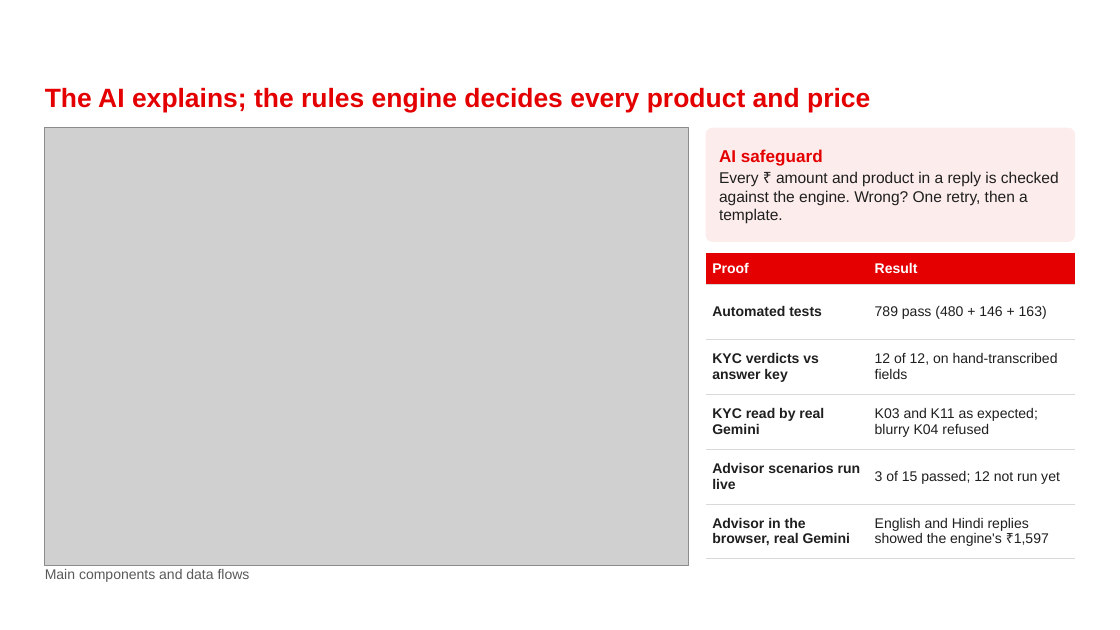
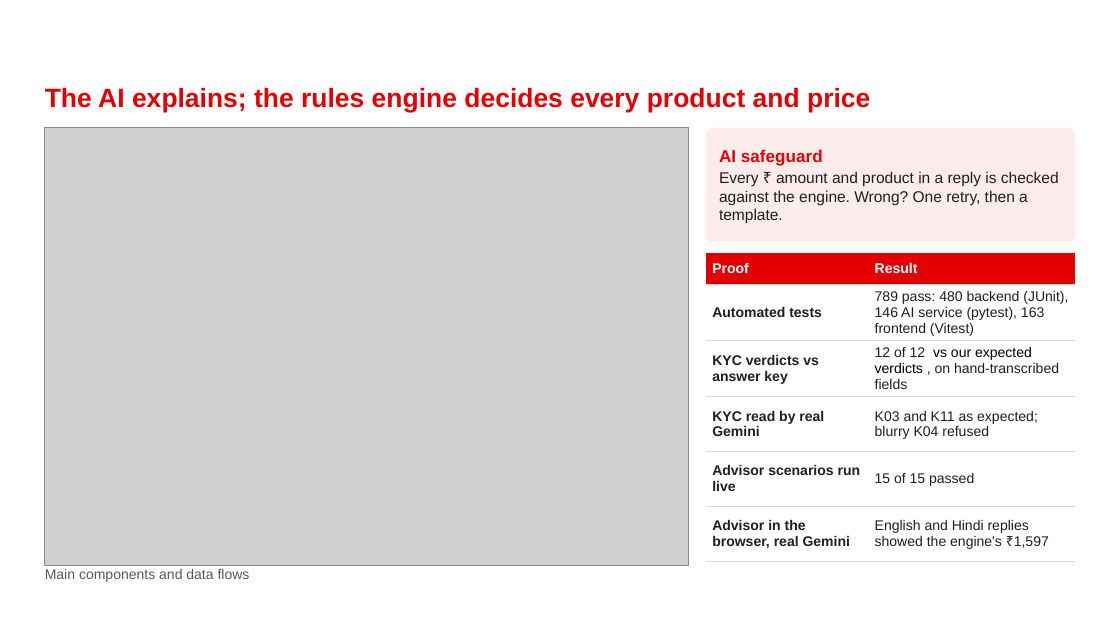
Before and after one commit to CKofficial-1797/Airtel_Sync_2026, a slide deck: slide 6 of docs/presentation/BlackHack_Project_Udyam_Digital.pptx. Drawn at 1120x630 pixels with LibreOffice and Linux fonts; fonts in the diff are those of the drawing; grey boxes stand for pictures; background and template pictures are left out. Boxes give left, top, right and bottom in pixels: in the first picture for what was removed or moved away, otherwise in the second. Text is boxed around its words. In the diff, an @@ line names an element or a change of style, - is before the commit and + after.

```diff
--- a/docs/presentation/BlackHack_Project_Udyam_Digital.pptx
+++ b/docs/presentation/BlackHack_Project_Udyam_Digital.pptx
@@ table at (706, 253, 1075, 561) @@
-row 2, column 2: 789 pass (480 + 146 + 163)
+row 2, column 2: 789 pass: 480 backend (JUnit), 146 AI service (pytest), 163 frontend (Vitest)
-row 3, column 2: 12 of 12, on hand-transcribed fields
+row 3, column 2: 12 of 12 vs our expected verdicts , on hand-transcribed fields
-row 5, column 2: 3 of 15 passed; 12 not run yet
+row 5, column 2: 15 of 15 passed
@@ borders changed @@
```
Also in this commit, not shown: 7 other slides changed, 1 other file.
